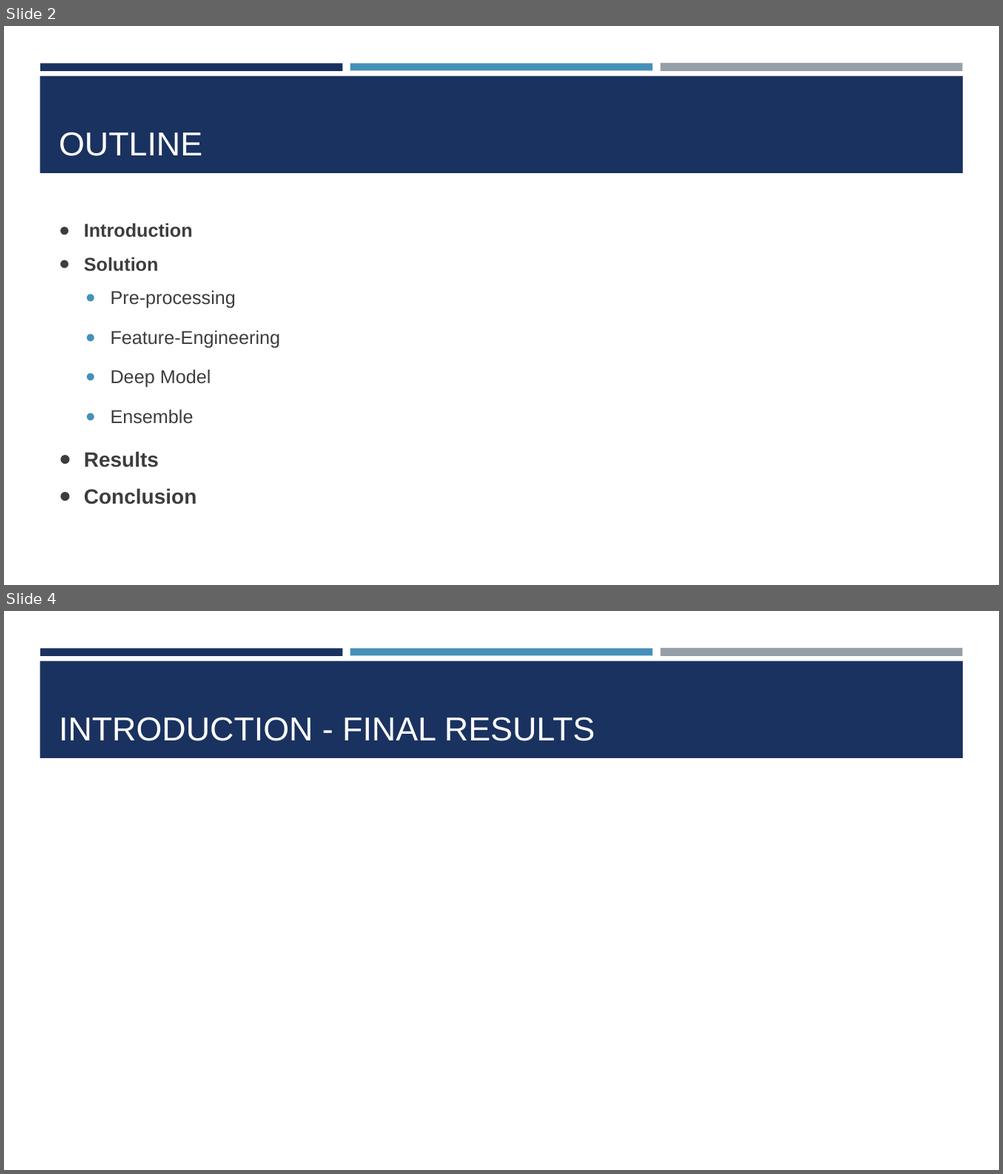
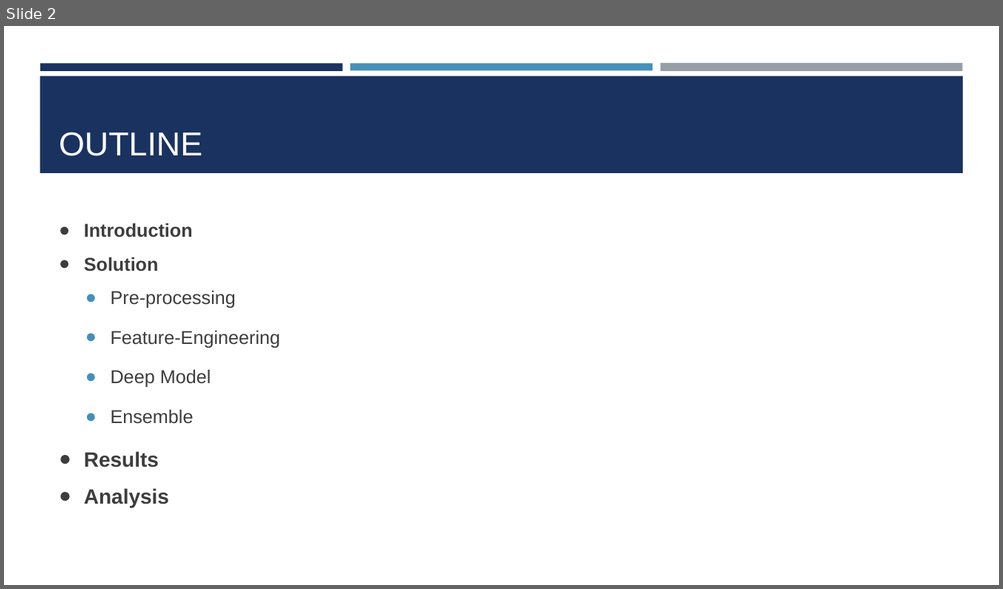
Before and after one commit to BinQian/COMP6208, a slide deck: report/presentation.pptx. Shown one above the other, each under a label of ours: slides 2 and 4 before the commit, slide 2 after it; the slides between them are not shown. The pictures are 1003x1174 and 1003x589 pixels, drawn with LibreOffice and Linux fonts; fonts in the diff are those of the drawing. Boxes give left, top, right and bottom in pixels: in the first picture for what was removed or moved away, otherwise in the second. Text is boxed around its words. In the diff, an @@ line names an element or a change of style, - is before the commit and + after.

```diff
--- a/report/presentation.pptx
+++ b/report/presentation.pptx
@@ slide 4 removed at bbox=[4, 611, 999, 1170], background #FFFFFF; not listed: 4 template elements that a slide beside it also shows @@
@@ title removed at bbox=[59, 717, 595, 741] @@
-INTRODUCTION - FINAL RESULTS
@@ slide 2 changed as well @@
@@ text at bbox=[84, 488, 169, 508]: text changed @@
-● Conclusion
+● Analysis
```
Also in this commit, not shown: 9 other slides changed, 3 slides added, 3 other slides removed, 9 other files.
